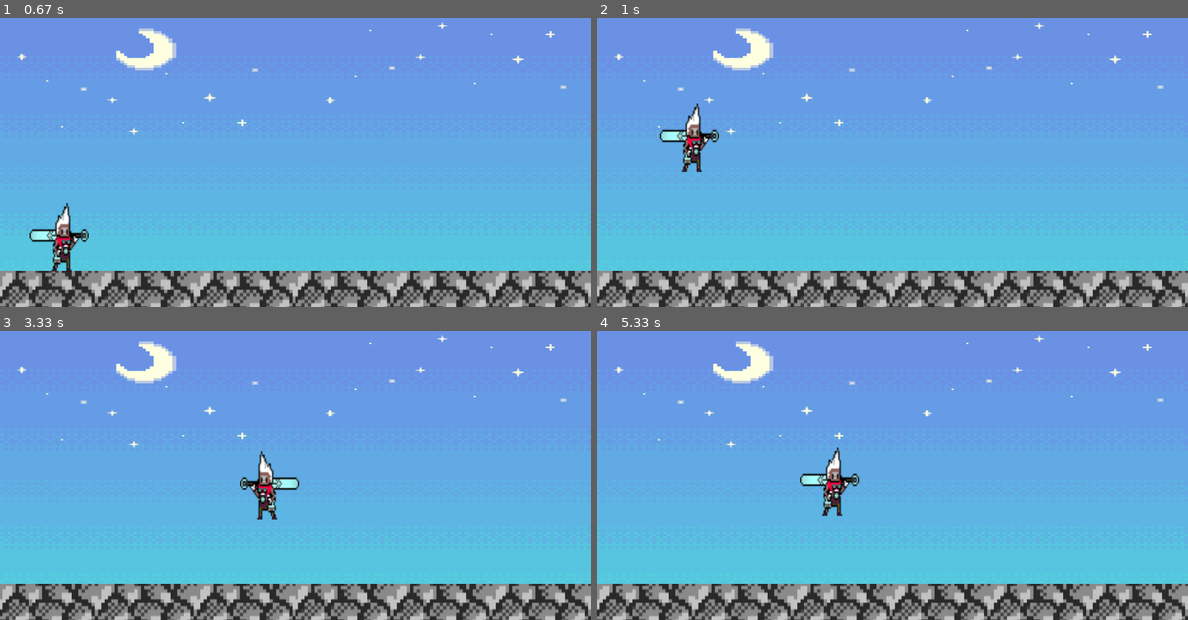
Above: before the commit, frames 1-4 (two rows, left to right).
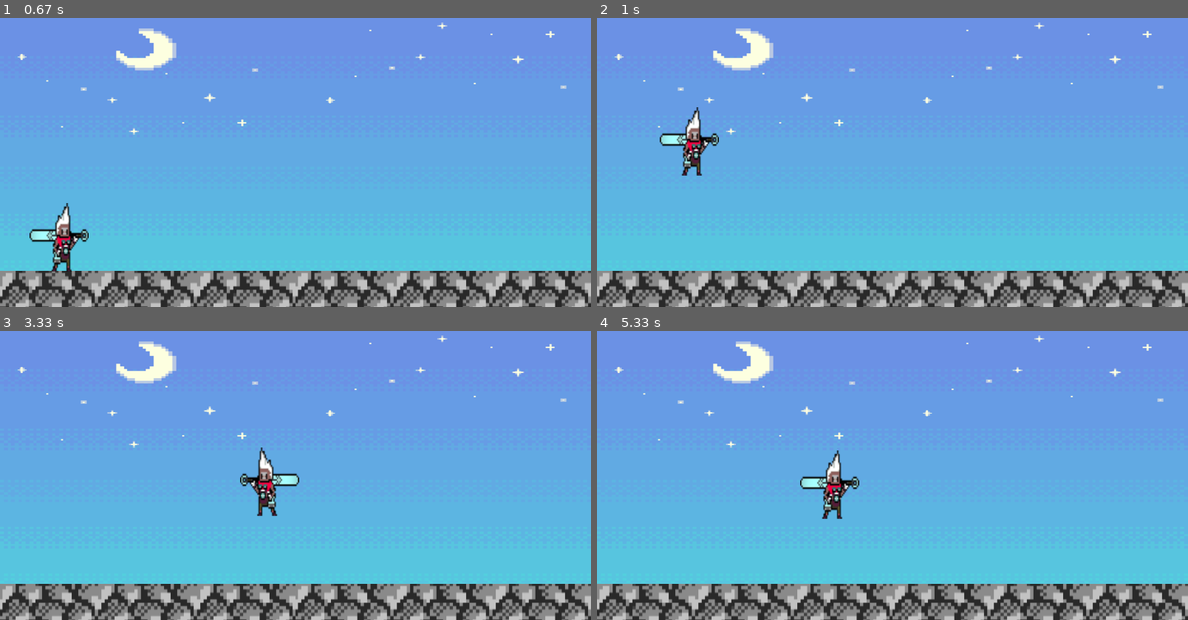
Above: after the commit, the same moments.

Repository: WINDKING-1/TheDasher
Game: pygame game, started from The dasher code.py
The game is run twice, just before and just after one commit, with the same random seed, the same clock (stepped at 60 frames per second) and the same inputs.
Inputs:
- Up to frame 1 (0.67 s): hold Shift from 0.33 s (still down); hold D from 0.33 s (still down)
- Up to frame 2 (1 s): release Shift at 0.8 s; release D at 0.8 s; tap Space at 0.83 s
- Up to frame 3 (3.33 s): hold D 1.17-1.63 s; tap Shift at 1.23, 1.53, 2.07, 2.37, 2.57, 2.87 s; hold D 2-2.47 s; hold A 2.5-3.03 s; tap Space at 3.07 s
- Up to frame 4 (5.33 s): hold S 3.4-3.7 s; tap Shift at 3.47, 3.8, 4.1, 4.63, 4.93 s; hold A 3.73-4.13 s; hold D 4.57-5.2 s; tap Space at 5.23 s

Frame 1 is identical in both runs. In frame 2, 0.8% of the frame differs, in the area x 10-21%, y 29-55%; in frame 3, 0.8%; in frame 4, 0.8%.

Commit message:
patch 0.04

Diff:
--- a/The dasher code.py
+++ b/The dasher code.py
@@ -24,8 +24,8 @@
 player_surf=pygame.image.load(r'e3.png').convert_alpha()
 player_rect=player_surf.get_rect(midbottom=(700,352))
 player_movement=5
-player_fallseed=9.8
-player_jump=3
+player_fallseed=8
+player_jump=2.9
 player_aircount = -8
 
 dashavailabe=True
@@ -65,6 +65,12 @@
     screen.blit(Sky_surf2,(-570,-500))
     screen.blit(Ground_surf2,(0,351))
     screen.blit(player_surf,player_rect)
+
+def dash_up():
+    player_rect.y -= dash_d
+
+def dash_down():
+    player_rect.y += dash_d
 
 while True:
     for event in pygame.event.get():
@@ -115,8 +121,10 @@
     if dashavailabe:
         if keys[pygame.K_LSHIFT]:
             if keys[pygame.K_w]:
-                player_rect.y -= player_movement*14
+                dash_up()
 
+            if keys[pygame.K_s]:
+                dash_down()
 
             if left:
                 player_rect.x-=dash_d
@@ -129,6 +137,7 @@
                 last_dashtimer=pygame.time.get_ticks()
 
     disdancecap()
+
     if left:
         player_surf = playerleft
     else:
